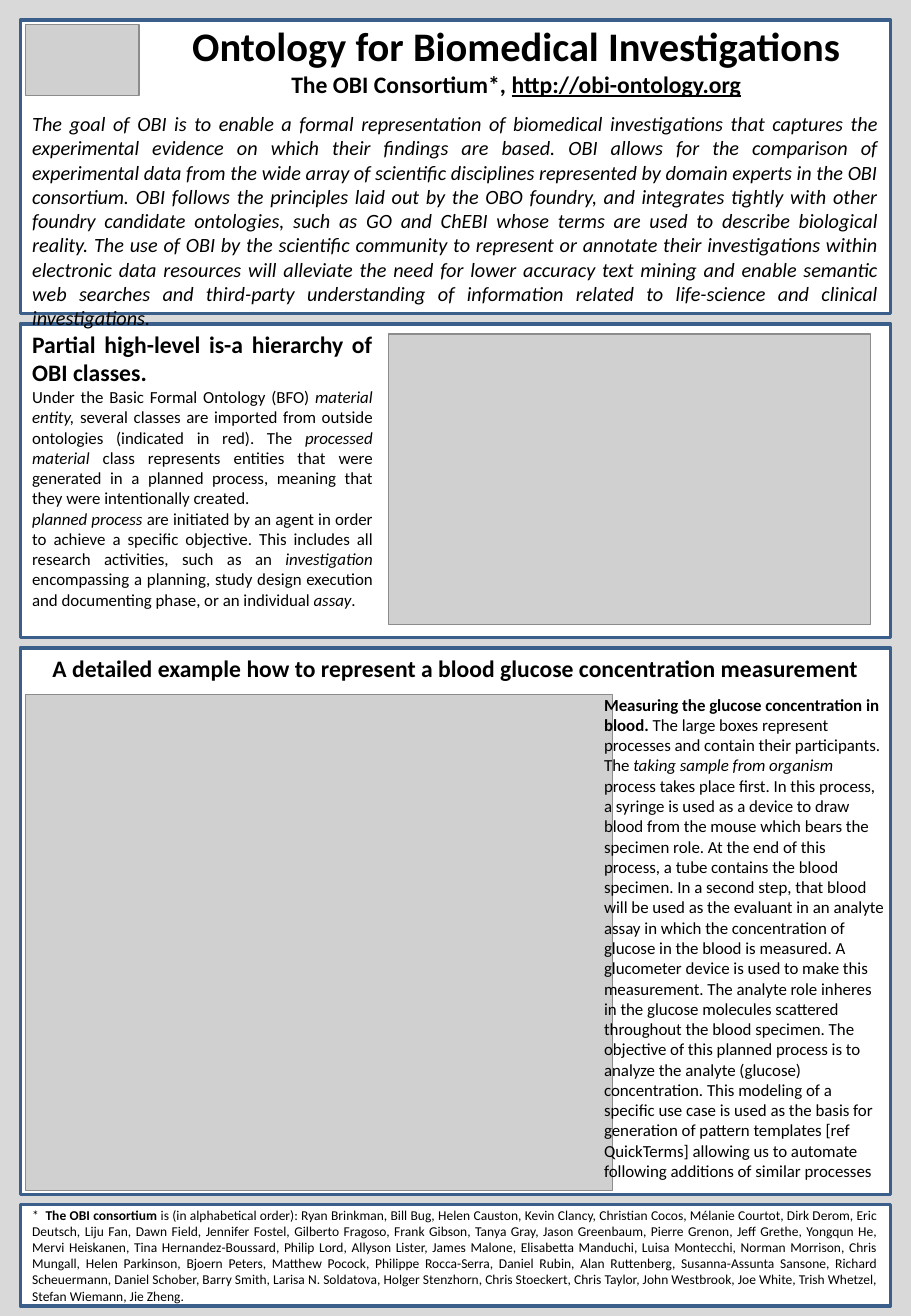
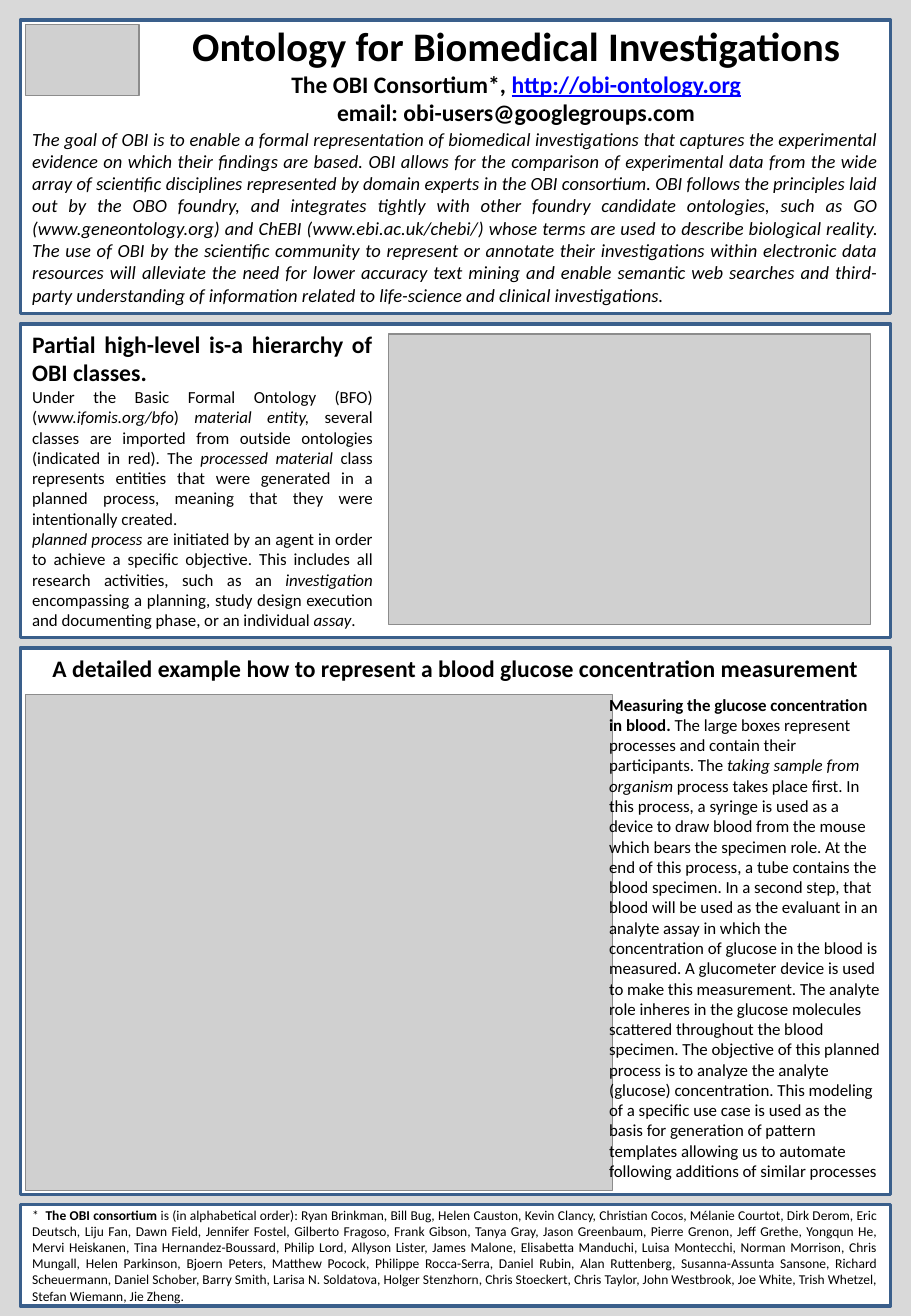
Before and after one commit to obi-ontology/obi-legacy-svn, a slide deck: slide 1 of trunk/docs/posters/general_ICBO 2009/Poster.pptx. Drawn at 911x1316 pixels with LibreOffice and Linux fonts; fonts in the diff are those of the drawing; grey boxes stand for pictures. Boxes give left, top, right and bottom in pixels: in the first picture for what was removed or moved away, otherwise in the second. Text is boxed around its words. In the diff, an @@ line names an element or a change of style, - is before the commit and + after.

Commit message:
added citations, email address for obi users couple of little text moves.

```diff
--- a/trunk/docs/posters/general_ICBO 2009/Poster.pptx
+++ b/trunk/docs/posters/general_ICBO 2009/Poster.pptx
@@ text at (291, 76, 741, 125): text changed @@
-The OBI Consortium*, http://obi-ontology.org
+The OBI Consortium*, http://obi-ontology.org
+email: obi-users@googlegroups.com
@@ text at (32, 133, 878, 305): text changed; size 12 to 11 pt @@
-The goal of OBI is to enable a formal representation of biomedical investigations that captures the experimental evidence on which their findings are based. OBI allows for the comparison of experimental data from the wide array of scientific disciplines represented by domain experts in the OBI consortium. OBI follows the principles laid out by the OBO foundry, and integrates tightly with other foundry candidate ontologies, such as GO and ChEBI whose terms are used to describe biological reality. The use of OBI by the scientific community to represent or annotate their investigations within electronic data resources will alleviate the need for lower accuracy text mining and enable semantic web searches and third-party understanding of information related to life-science and clinical investigations.
+The goal of OBI is to enable a formal representation of biomedical investigations that captures the experimental evidence on which their findings are based. OBI allows for the comparison of experimental data from the wide array of scientific disciplines represented by domain experts in the OBI consortium. OBI follows the principles laid out by the OBO foundry, and integrates tightly with other foundry candidate ontologies, such as GO (www.geneontology.org) and ChEBI (www.ebi.ac.uk/chebi/) whose terms are used to describe biological reality. The use of OBI by the scientific community to represent or annotate their investigations within electronic data resources will alleviate the need for lower accuracy text mining and enable semantic web searches and third-party understanding of information related to life-science and clinical investigations.
@@ text at (32, 391, 373, 528): text changed @@
-Under the Basic Formal Ontology (BFO) material entity, several classes are imported from outside ontologies (indicated in red). The processed material class represents entities that were generated in a planned process, meaning that they were intentionally created.
+Under the Basic Formal Ontology (BFO) (www.ifomis.org/bfo) material entity, several classes are imported from outside ontologies (indicated in red). The processed material class represents entities that were generated in a planned process, meaning that they were intentionally created.
@@ text at (609, 697, 880, 1182): text changed @@
-Measuring the glucose concentration in blood. The large boxes represent processes and contain their participants. The taking sample from organism process takes place first. In this process, a syringe is used as a device to draw blood from the mouse which bears the specimen role. At the end of this process, a tube contains the blood specimen. In a second step, that blood will be used as the evaluant in an analyte assay in which the concentration of glucose in the blood is measured. A glucometer device is used to make this measurement. The analyte role inheres in the glucose molecules scattered throughout the blood specimen. The objective of this planned process is to analyze the analyte (glucose) concentration. This modeling of a specific use case is used as the basis for generation of pattern templates [ref QuickTerms] allowing us to automate following additions of similar processes
+Measuring the glucose concentration in blood. The large boxes represent processes and contain their participants. The taking sample from organism process takes place first. In this process, a syringe is used as a device to draw blood from the mouse which bears the specimen role. At the end of this process, a tube contains the blood specimen. In a second step, that blood will be used as the evaluant in an analyte assay in which the concentration of glucose in the blood is measured. A glucometer device is used to make this measurement. The analyte role inheres in the glucose molecules scattered throughout the blood specimen. The objective of this planned process is to analyze the analyte (glucose) concentration. This modeling of a specific use case is used as the basis for generation of pattern templates allowing us to automate following additions of similar processes
```
